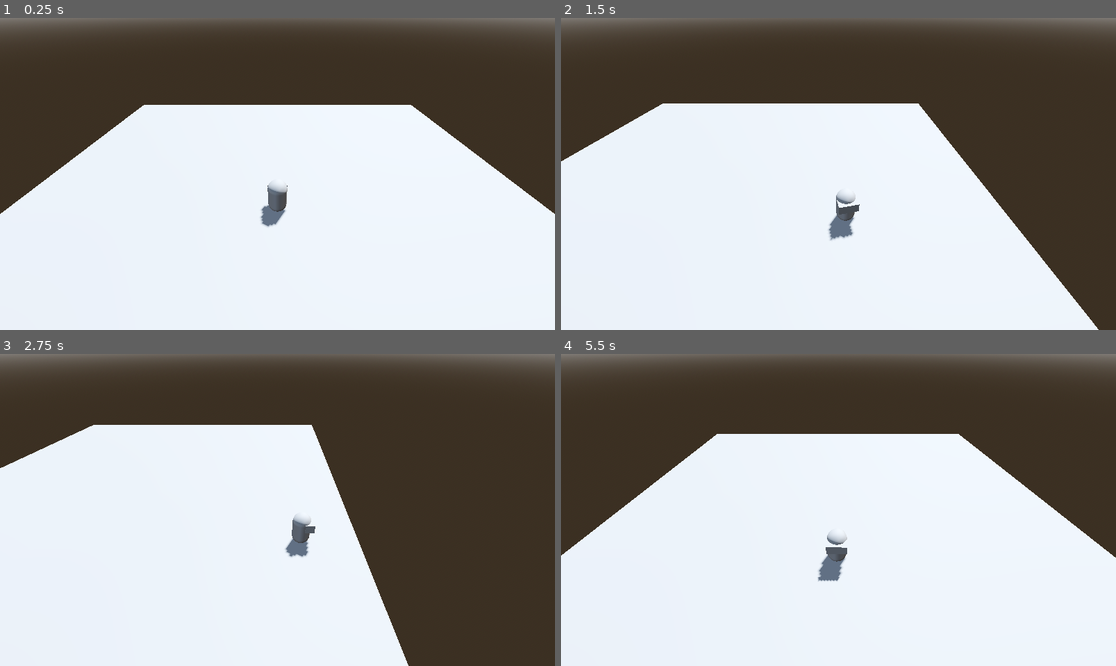
Above: before the commit, frames 1-4 (two rows, left to right).
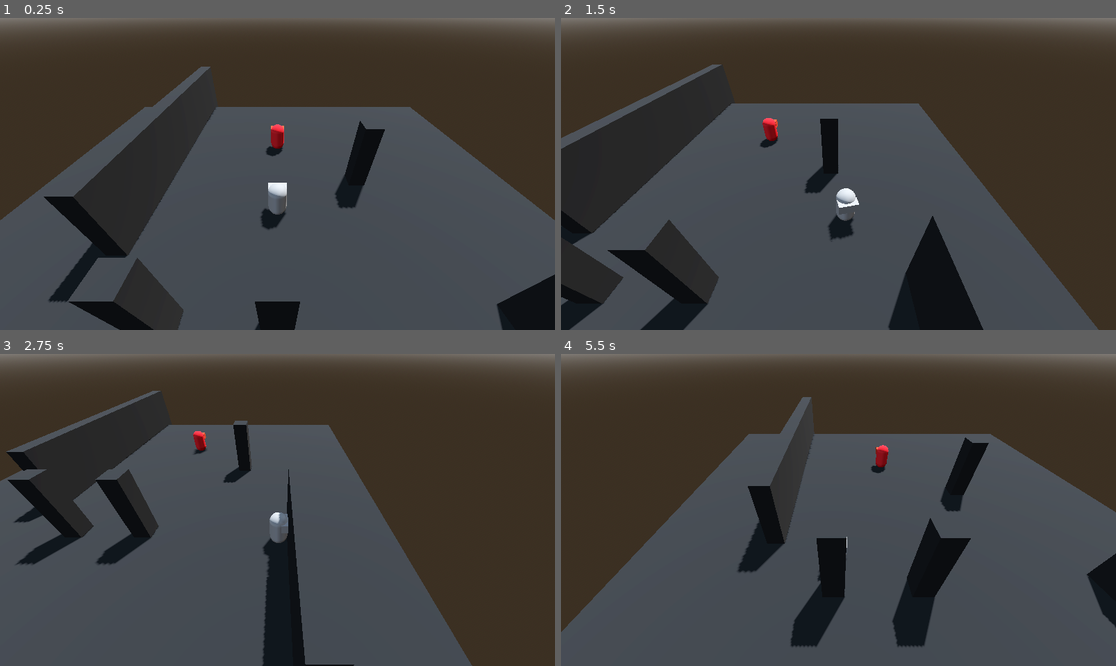
Above: after the commit, the same moments.

Repository: Luis-Blash/speed_attack
Game: Godot game, scene res://main.tscn
The game is run twice, just before and just after one commit, with the same random seed, the same clock (stepped at 60 frames per second) and the same inputs.
Inputs:
- Up to frame 1 (0.25 s): no input
- Up to frame 2 (1.5 s): hold D (move_right) 0.53-1.28 s; hold Down (move_down) from 1.28 s (still down)
- Up to frame 3 (2.75 s): release Down (move_down) at 2.03 s; hold D (move_right) from 2.03 s (still down)
- Up to frame 4 (5.5 s): release D (move_right) at 2.78 s; hold Up (move_up) 2.78-3.53 s; hold Left (move_left) 3.53-5.03 s; hold Down (move_down) from 5.03 s (still down)

The runs differ from the first frame. In frame 1, 63% of the frame differs, in the area x 0-100%, y 15-100%; in frame 2, 57%; in frame 3, 55%; in frame 4, 66%, in the area x 0-100%, y 13-100%.

Commit message:
enemy and move to player

Diff:
--- /dev/null
+++ b/enemy.gd
@@ -0,0 +1,94 @@
+extends CharacterBody3D
+
+# --- configuración ---
+@export var speed: float = 4.0
+@export var vision_angle: float = 60.0
+
+# --- estado ---
+enum State { IDLE, CHASE }
+var current_state: State = State.IDLE
+var player: CharacterBody3D = null
+
+# --- referencias ---
+@onready var vision_area: Area3D = $VisionArea
+@onready var raycast: RayCast3D = $RayCast3D
+
+# --- gravedad ---
+var gravity: float = 20.0
+
+func _ready() -> void:
+	vision_area.body_entered.connect(_on_vision_entered)
+	vision_area.body_exited.connect(_on_vision_exited)
+
+func _physics_process(delta: float) -> void:
+	# aplicar gravedad
+	if not is_on_floor():
+		velocity.y -= gravity * delta
+
+	match current_state:
+		State.IDLE:
+			_state_idle()
+		State.CHASE:
+			_state_chase(delta)
+
+	move_and_slide()
+
+func _state_idle() -> void:
+	velocity.x = 0
+	velocity.z = 0
+	# verificar si puede ver al jugador
+	if player and _can_see_player():
+		current_state = State.CHASE
+
+func _state_chase(delta: float) -> void:
+	if not player:
+		current_state = State.IDLE
+		return
+
+	# moverse hacia el jugador
+	var direction := (player.global_position - global_position)
+	direction.y = 0
+	direction = direction.normalized()
+
+	velocity.x = direction.x * speed
+	velocity.z = direction.z * speed
+
+	# rotación suave hacia el jugador
+	var target_basis := Basis.looking_at(direction, Vector3.UP)
+	#0.05 → muy lento, casi cinematográfico, 0.1 → suave pero responsivo, 0.3 → rápido pero sin brusquedad
+	global_transform.basis = global_transform.basis.slerp(target_basis, 0.1)
+
+	# si pierde visión vuelve a idle
+	if not _can_see_player():
+		current_state = State.IDLE
+
+func _can_see_player() -> bool:
+	if not player:
+		return false
+
+	# verificar ángulo de visión
+	var to_player := (player.global_position - global_position).normalized()
+	var forward := -global_transform.basis.z
+	var angle := rad_to_deg(forward.angle_to(to_player))
+
+	if angle > vision_angle:
+		return false
+
+	# verificar línea de visión con raycast
+	var local_target := to_player * 6.0
+	raycast.target_position = raycast.to_local(global_position + local_target)
+	raycast.force_raycast_update()
+
+	if not raycast.is_colliding():
+		return true
+
+	return raycast.get_collider() == player
+
+func _on_vision_entered(body: Node3D) -> void:
+	if body.is_in_group("player"):
+		player = body
+
+func _on_vision_exited(body: Node3D) -> void:
+	if body.is_in_group("player"):
+		player = null
+		current_state = State.IDLE
--- a/main.tscn
+++ b/main.tscn
@@ -2,6 +2,7 @@
 
 [ext_resource type="Script" uid="uid://dl44ir6fhdt7a" path="res://camera.gd" id="1_0xm2m"]
 [ext_resource type="Script" uid="uid://cg7l0k4p70v2a" path="res://player.gd" id="1_ig7tw"]
+[ext_resource type="Script" uid="uid://cn0tdoaet381v" path="res://enemy.gd" id="3_h2yge"]
 
 [sub_resource type="ProceduralSkyMaterial" id="ProceduralSkyMaterial_7dm0k"]
 sky_horizon_color = Color(0.66224277, 0.6717428, 0.6867428, 1)
@@ -22,6 +23,20 @@
 
 [sub_resource type="BoxMesh" id="BoxMesh_ig7tw"]
 
+[sub_resource type="StandardMaterial3D" id="StandardMaterial3D_lquwl"]
+albedo_color = Color(0.1148968, 0.11489681, 0.1148968, 1)
+
+[sub_resource type="CapsuleShape3D" id="CapsuleShape3D_0xm2m"]
+
+[sub_resource type="StandardMaterial3D" id="StandardMaterial3D_0xm2m"]
+albedo_color = Color(0.8283502, 0.10899695, 0.1412035, 1)
+
+[sub_resource type="StandardMaterial3D" id="StandardMaterial3D_h2yge"]
+albedo_color = Color(0.7504365, 0.21343419, 0.10951956, 1)
+
+[sub_resource type="SphereShape3D" id="SphereShape3D_0xm2m"]
+radius = 5.029
+
 [node name="Main" type="Node3D" unique_id=931613299]
 
 [node name="Camera3D" type="Camera3D" parent="." unique_id=1429655221 node_paths=PackedStringArray("target")]
@@ -36,10 +51,10 @@
 transform = Transform3D(-0.8660254, -0.43301278, 0.25, 0, 0.49999997, 0.86602545, -0.50000006, 0.75, -0.43301266, 0, 0, 0)
 shadow_enabled = true
 
-[node name="Player" type="CharacterBody3D" parent="." unique_id=1040943630]
+[node name="Player" type="CharacterBody3D" parent="." unique_id=1040943630 groups=["player"]]
 script = ExtResource("1_ig7tw")
 
-[node name="CollisionShape3D" type="CollisionShape3D" parent="Player" unique_id=1812737495 groups=["player"]]
+[node name="CollisionShape3D" type="CollisionShape3D" parent="Player" unique_id=1812737495]
 shape = SubResource("CapsuleShape3D_7dm0k")
 
 [node name="MeshInstance3D" type="MeshInstance3D" parent="Player" unique_id=1752652950]
@@ -50,8 +65,57 @@
 mesh = SubResource("BoxMesh_ig7tw")
 
 [node name="nivel1" type="CSGCombiner3D" parent="." unique_id=994892580]
+transform = Transform3D(1, 0, 0, 0, 1, 0, 0, 0, 1, 0, -2, 0)
+material_overlay = SubResource("StandardMaterial3D_lquwl")
 use_collision = true
 
 [node name="CSGBox3D" type="CSGBox3D" parent="nivel1" unique_id=2040151556]
-transform = Transform3D(30, 0, 0, 0, 1, 0, 0, 0, 30, 0, -1.5500393, 0)
+transform = Transform3D(30, 0, 0, 0, 1, 0, 0, 0, 30, 0, 0, 0)
 use_collision = true
+
+[node name="CSGBox3D2" type="CSGBox3D" parent="nivel1" unique_id=2092035016]
+transform = Transform3D(1, 0, 0, 0, 1, 0, 0, 0, 1, -7.460037, 1.9732056, -6.6213493)
+size = Vector3(1, 4.946411, 18.516895)
+
+[node name="CSGBox3D3" type="CSGBox3D" parent="nivel1" unique_id=400273742]
+transform = Transform3D(1, 0, 0, 0, 1, 0, 0, 0, 1, 9.057497, 1.9732056, 8.730309)
+size = Vector3(1, 4.946411, 8.215222)
+
+[node name="CSGBox3D4" type="CSGBox3D" parent="nivel1" unique_id=1157046329]
+transform = Transform3D(1, 0, 0, 0, 1, 0, 0, 0, 1, 0, 2, 5.3171353)
+size = Vector3(1, 5, 1)
+
+[node name="CSGBox3D5" type="CSGBox3D" parent="nivel1" unique_id=541826821]
+transform = Transform3D(1, 0, 0, 0, 1, 0, 0, 0, 1, -4.0950556, 2, 5.3171353)
+size = Vector3(1, 5, 1)
+
+[node name="CSGBox3D6" type="CSGBox3D" parent="nivel1" unique_id=957611968]
+transform = Transform3D(1, 0, 0, 0, 1, 0, 0, 0, 1, 5.0903378, 2, -2.6456466)
+size = Vector3(1, 5, 1)
+
+[node name="Enemy" type="CharacterBody3D" parent="." unique_id=1275947369 groups=["enemy"]]
+transform = Transform3D(1, 0, 0, 0, 1, 0, 0, 0, 1, 0, 0, -6.587395)
+script = ExtResource("3_h2yge")
+
+[node name="CapsuleShape3D" type="CollisionShape3D" parent="Enemy" unique_id=1605299315]
+shape = SubResource("CapsuleShape3D_0xm2m")
+
+[node name="CapsuleMesh" type="MeshInstance3D" parent="Enemy" unique_id=1710911497]
+material_overlay = SubResource("StandardMaterial3D_0xm2m")
+mesh = SubResource("CapsuleMesh_7dm0k")
+
+[node name="MeshInstance3D" type="MeshInstance3D" parent="Enemy/CapsuleMesh" unique_id=1794974696]
+transform = Transform3D(1, 0, 0, 0, 0.5, 0, 0, 0, 0.5, 0, 0.36574686, -0.3936116)
+material_overlay = SubResource("StandardMaterial3D_h2yge")
+mesh = SubResource("BoxMesh_ig7tw")
+
+[node name="RayCast3D" type="RayCast3D" parent="Enemy" unique_id=1803215551]
+target_position = Vector3(0, 0, -6)
+
+[node name="VisionArea" type="Area3D" parent="Enemy" unique_id=147190357]
+transform = Transform3D(1, 0, 0, 0, 1, 0, 0, 0, 1, 0, 0, -3)
+collision_layer = 0
+
+[node name="CollisionShape3D" type="CollisionShape3D" parent="Enemy/VisionArea" unique_id=789490967]
+transform = Transform3D(1, 0, 0, 0, 1, 0, 0, 0, 1, 0, 0, -1.6487865)
+shape = SubResource("SphereShape3D_0xm2m")
--- a/project.godot
+++ b/project.godot
@@ -18,6 +18,7 @@
 [global_group]
 
 player=""
+enemy=""
 
 [input]
 
Not shown, added: enemy.gd.uid
